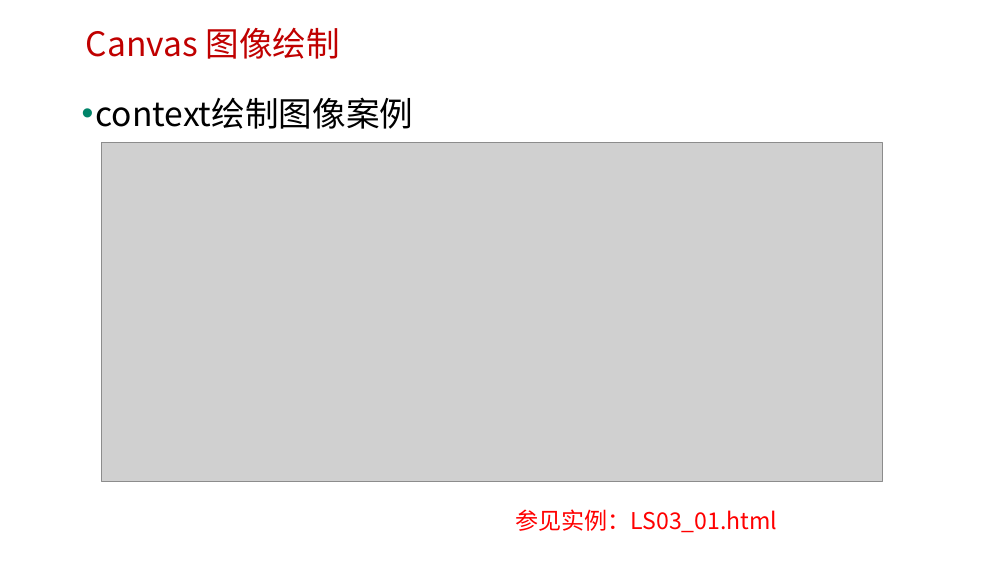
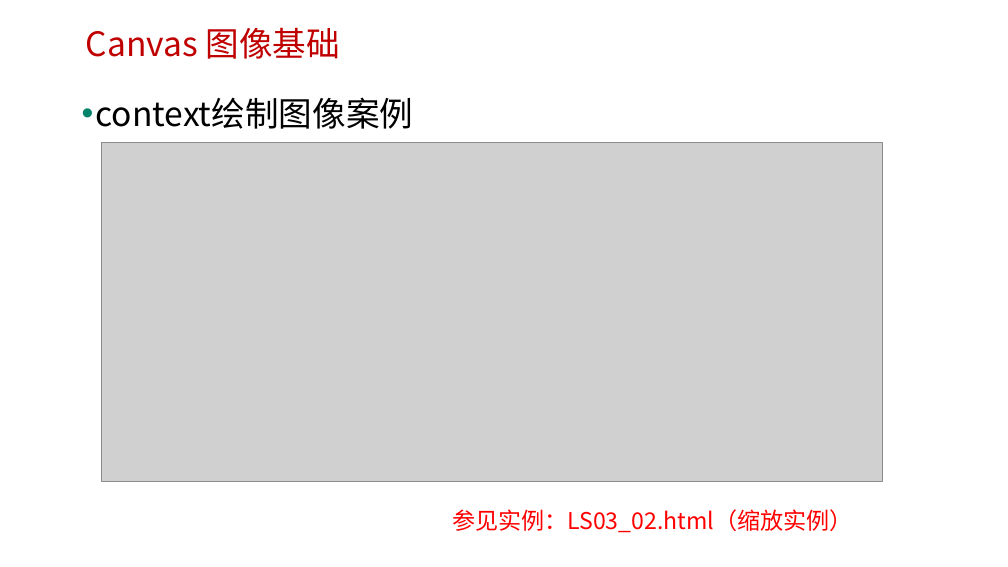
Before and after one commit to edu2act/course-H5-Animation-and-Game-Development, a slide deck: slide 4 of 课程PPT/（03）H5 Canvas图像操作.pptx. Drawn at 1008x567 pixels with LibreOffice and Linux fonts; fonts in the diff are those of the drawing; grey boxes stand for pictures; background and template pictures are left out. Boxes give left, top, right and bottom in pixels: in the first picture for what was removed or moved away, otherwise in the second. Text is boxed around its words. In the diff, an @@ line names an element or a change of style, - is before the commit and + after.

```diff
--- a/课程PPT/（03）H5 Canvas图像操作.pptx
+++ b/课程PPT/（03）H5 Canvas图像操作.pptx
@@ text at (86, 27, 340, 59): text changed @@
-Canvas 图像绘制
+Canvas 图像基础
@@ text at (452, 509, 852, 533): text changed @@
-参见实例：LS03_01.html
+参见实例：LS03_02.html（缩放实例）
```
Also in this commit, not shown: 5 other slides changed, 2 slides added, 4 other files.
